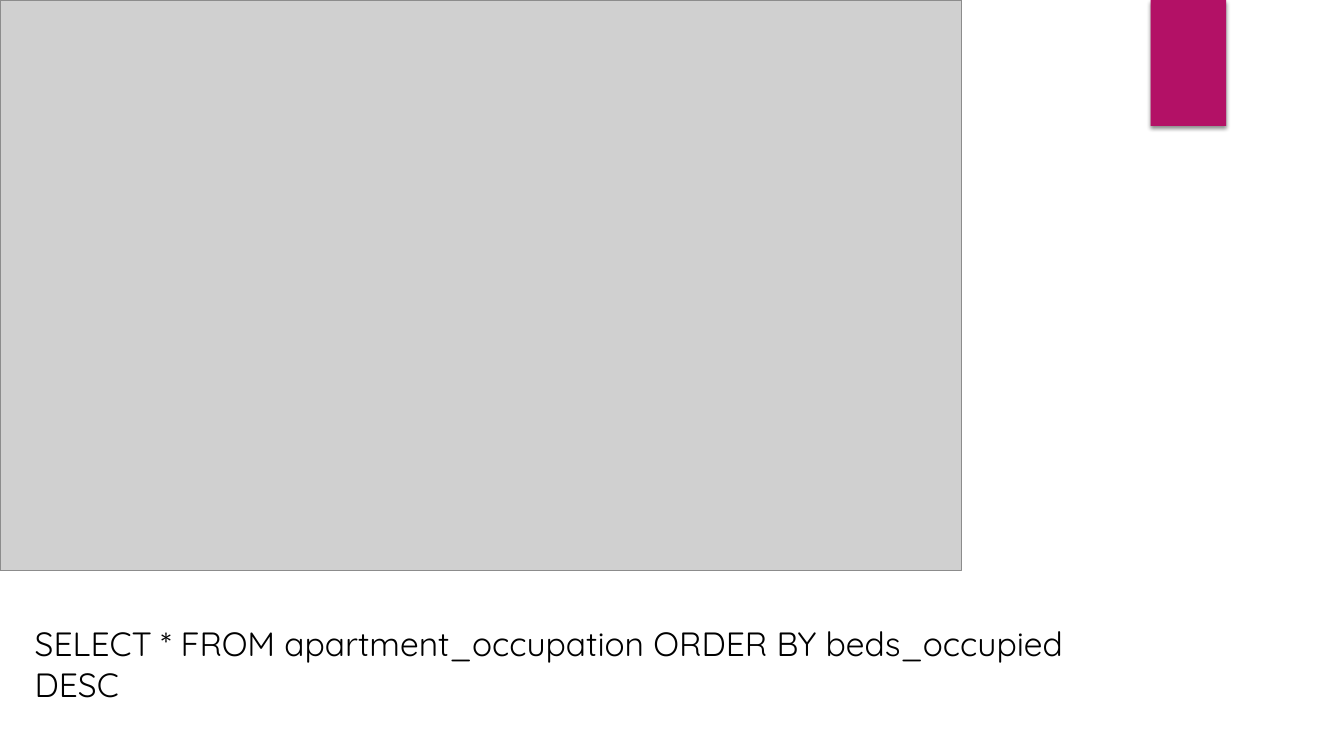
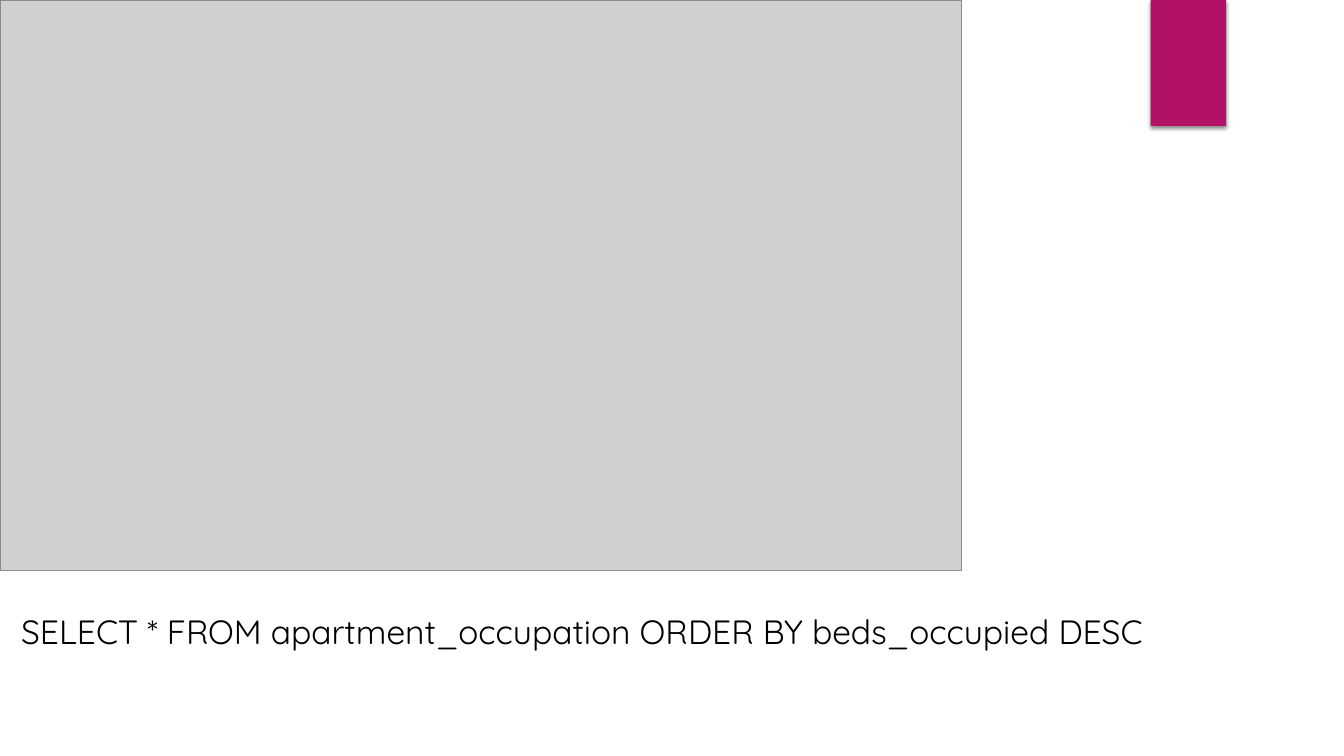
Before and after one commit to AAYakovlev/DMD_Campus, a slide deck: slide 6 of DMD presentation _final.pptx. Drawn at 1344x756 pixels with LibreOffice and Linux fonts; fonts in the diff are those of the drawing; grey boxes stand for pictures. Boxes give left, top, right and bottom in pixels: in the first picture for what was removed or moved away, otherwise in the second. Text is boxed around its words. In the diff, an @@ line names an element or a change of style, - is before the commit and + after.

```diff
--- a/DMD presentation _final.pptx
+++ b/DMD presentation _final.pptx
@@ text "SELECT * FROM apartment_occupation ORDER ..." rewrapped from (35, 631, 1063, 698) to (21, 619, 1143, 651) @@
```
Also in this commit, not shown: 1 other slide changed, 3 slides added, 1 other file.
